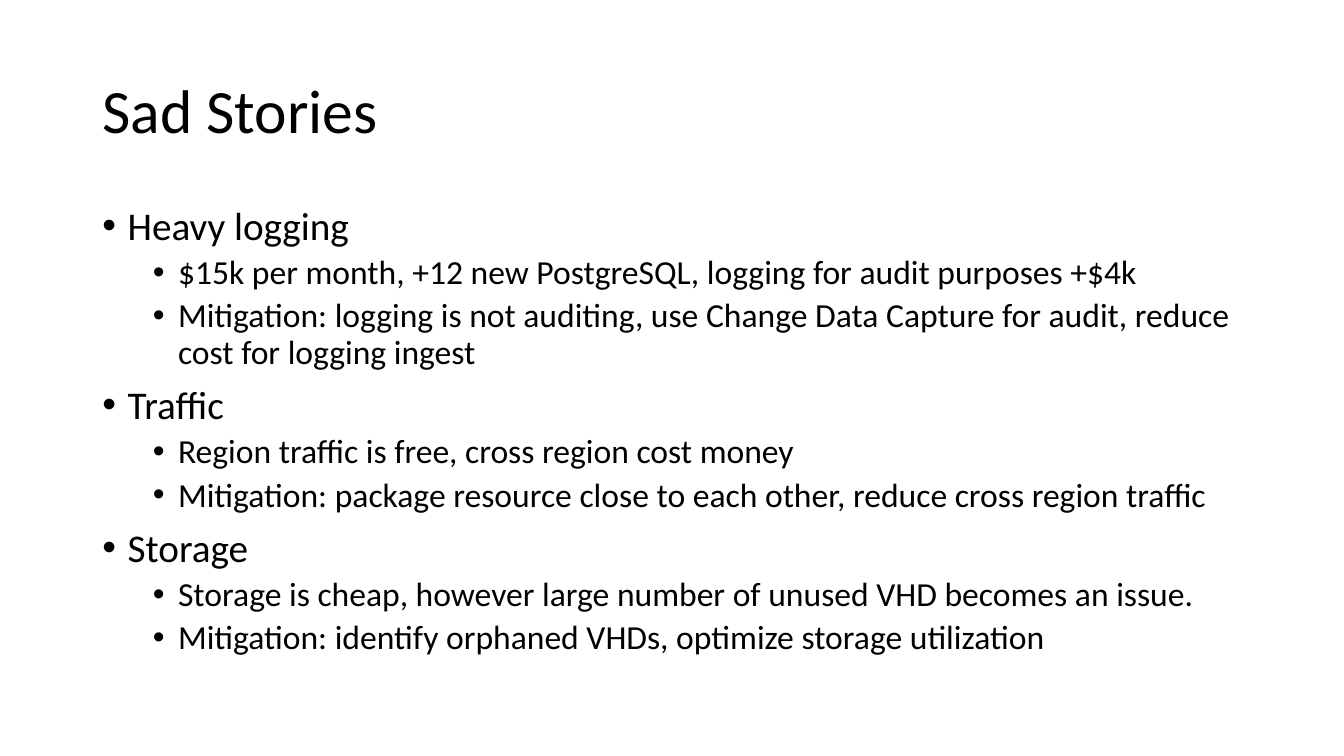
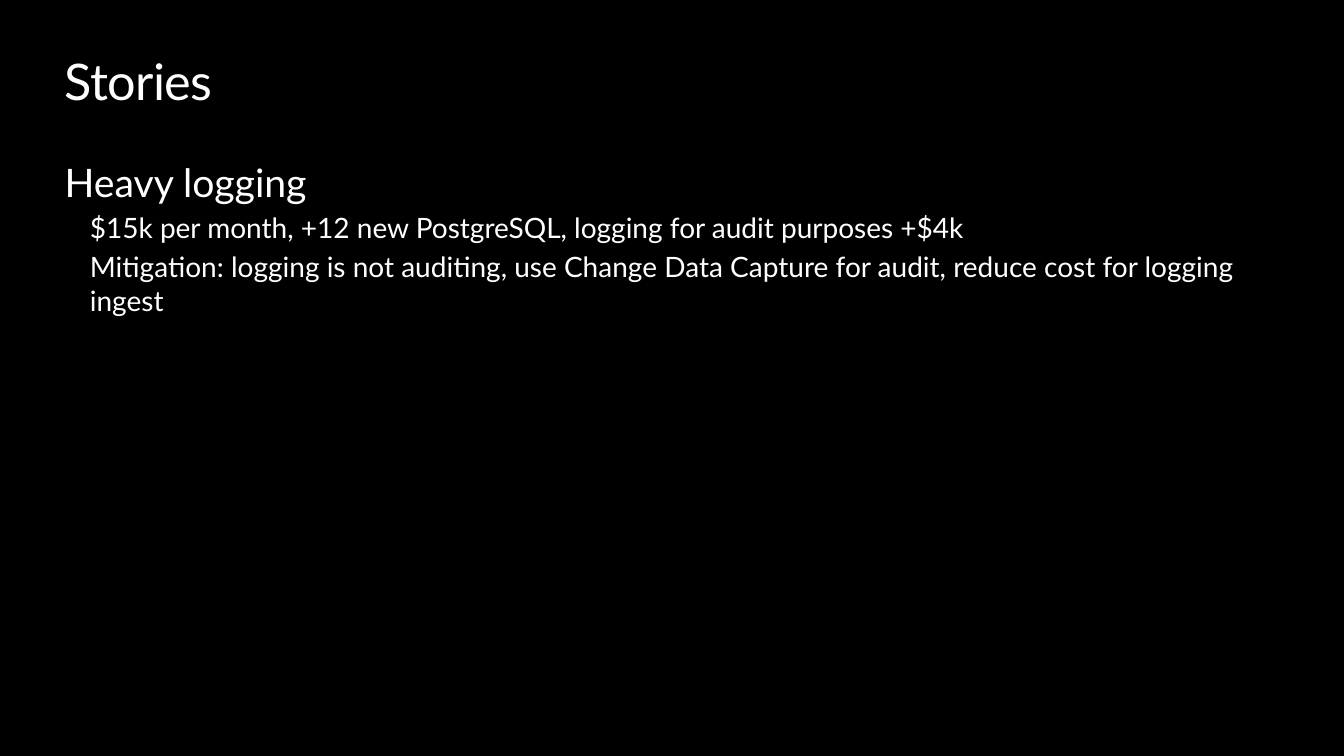
Before and after one commit to peterperov/MSFTCSA, a slide deck: slide 6 of 104-FinOps/Azure FinOps - Introduction.pptx (slide 5 before the commit). Drawn at 1344x756 pixels with LibreOffice and Linux fonts; fonts in the diff are those of the drawing; background and template pictures are left out. Boxes give left, top, right and bottom in pixels: in the first picture for what was removed or moved away, otherwise in the second. Text is boxed around its words. In the diff, an @@ line names an element or a change of style, - is before the commit and + after.

```diff
--- a/104-FinOps/Azure FinOps - Introduction.pptx
+++ b/104-FinOps/Azure FinOps - Introduction.pptx
@@ background #FFFFFF to #000000 @@
@@ title "Stories" at bbox=[65, 63, 212, 101]: vertical alignment middle to top @@
@@ title at bbox=[65, 63, 212, 101]: text changed; size 44 to 36 pt; font Calibri to Lato; text colour #000000 to #FFFFFF @@
-Sad Stories
+Stories
@@ text "Heavy logging": place and size @@
-text "Heavy logging" at bbox=[128, 212, 1229, 655]
+text "Heavy logging" at bbox=[65, 168, 1234, 316]
@@ text "Heavy logging" at bbox=[65, 168, 1234, 316]: font Calibri to Lato, text colour #000000 to #FFFFFF, size 24 to 20 pt; bullet • to none; line spacing 0.9 to 1; less space between paragraphs @@
@@ text at bbox=[128, 392, 1205, 655]: paragraphs removed @@
-• Traffic
-  • Region traffic is free, cross region cost money
-  • Mitigation: package resource close to each other, reduce cross region traffic
-• Storage
-  • Storage is cheap, however large number of unused VHD becomes an issue.
-  • Mitigation: identify orphaned VHDs, optimize storage utilization
```
Also in this commit, not shown: 44 other slides changed, 5 slides added, 1 slide removed.
